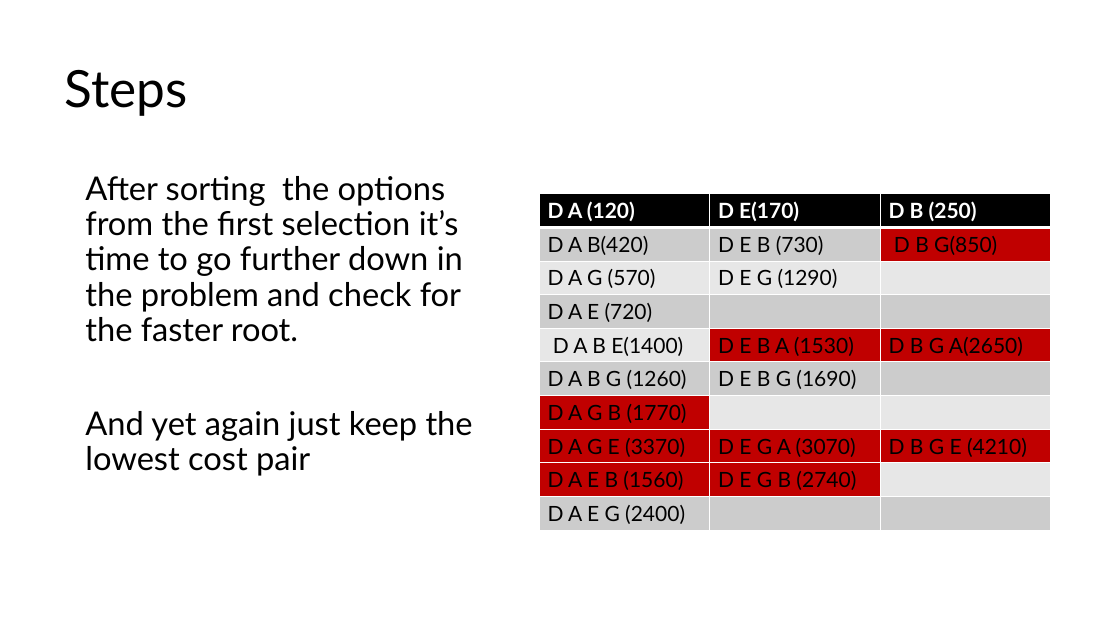
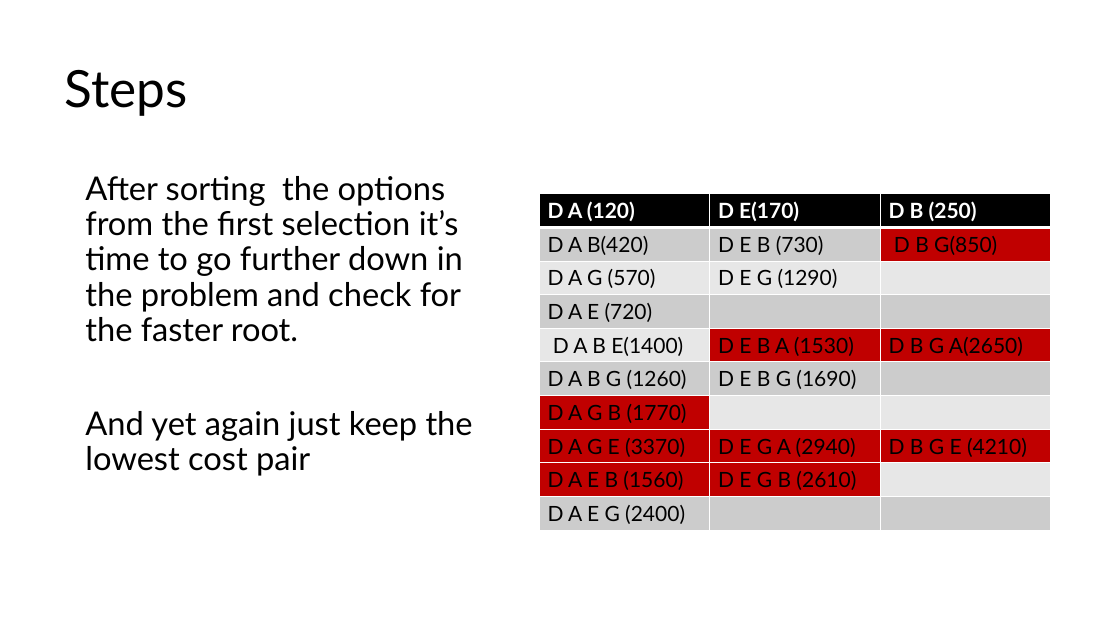
Before and after one commit to AssassinEmi/comp-Methods, a slide deck: slide 6 of Task 4/Dynamic programming.pptx. Drawn at 1120x630 pixels with LibreOffice and Linux fonts; fonts in the diff are those of the drawing. Boxes give left, top, right and bottom in pixels: in the first picture for what was removed or moved away, otherwise in the second. Text is boxed around its words. In the diff, an @@ line names an element or a change of style, - is before the commit and + after.

Commit message:
data

```diff
--- a/Task 4/Dynamic programming.pptx
+++ b/Task 4/Dynamic programming.pptx
@@ table at (539,194,1051,530) @@
-row 8, column 2: D E G A (3070)
+row 8, column 2: D E G A (2940)
-row 9, column 2: D E G B (2740)
+row 9, column 2: D E G B (2610)
```
